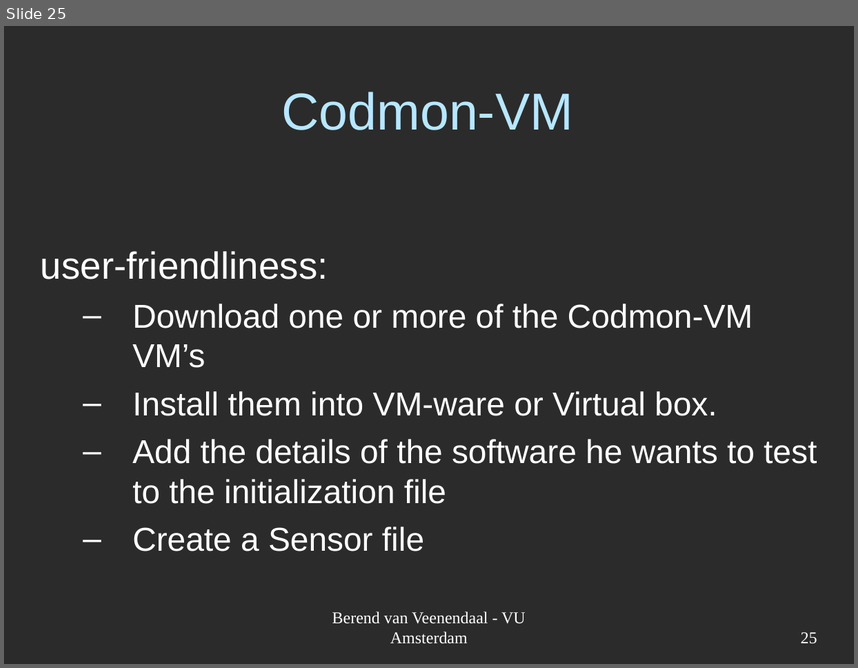
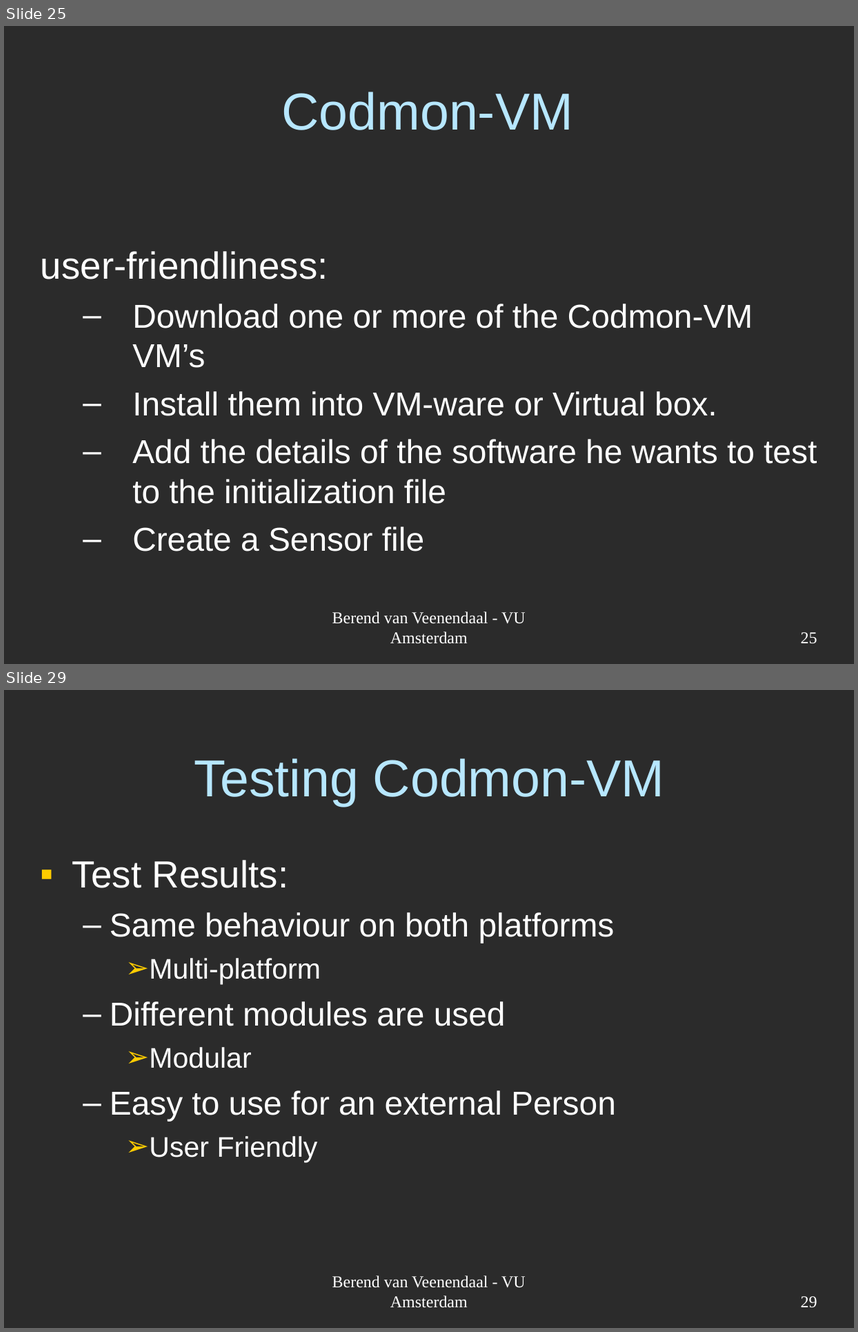
Before and after one commit to JungleComputing/codmon, a slide deck: doc/report/Codmon-VM.ppt. Shown one above the other, each under a label of ours: slide 25 before the commit, slides 25 and 29 after it; the slides between them are not shown. The pictures are 858x668 and 858x1332 pixels, drawn with LibreOffice and Linux fonts; fonts in the diff are those of the drawing; background and template pictures are left out; a plain dark background stands for a picture behind light text. Boxes give left, top, right and bottom in pixels: in the first picture for what was removed or moved away, otherwise in the second. Text is boxed around its words. In the diff, an @@ line names an element or a change of style, - is before the commit and + after.

```diff
--- a/doc/report/Codmon-VM.ppt
+++ b/doc/report/Codmon-VM.ppt
@@ slide 29 added at [4, 690, 854, 1328], background picture (left out) @@
@@ title added at [194, 758, 664, 806], 44 pt, text #B7E7FF @@
+Testing Codmon-VM
@@ text added at [72, 860, 616, 1163], 28 pt, text #FFFFFF @@
+▪ Test Results:
+  – Same behaviour on both platforms
+    ➢ Multi-platform
+  – Different modules are used
+    ➢ Modular
+  – Easy to use for an external Person
+    ➢ User Friendly
@@ text added at [332, 1275, 526, 1308], 14 pt, text #FFFFFF @@
+Berend van Veenendaal - VU Amsterdam
@@ page number added at [801, 1296, 818, 1308], 14 pt, text #FFFFFF @@
+29
```
Also in this commit, not shown: 1 slide changed, 10 other slides added.
